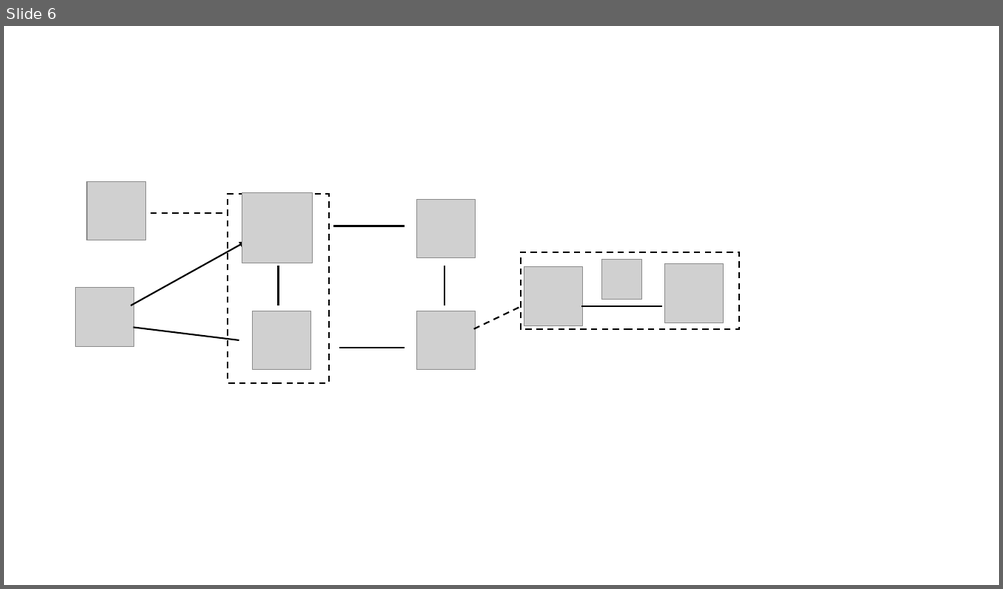
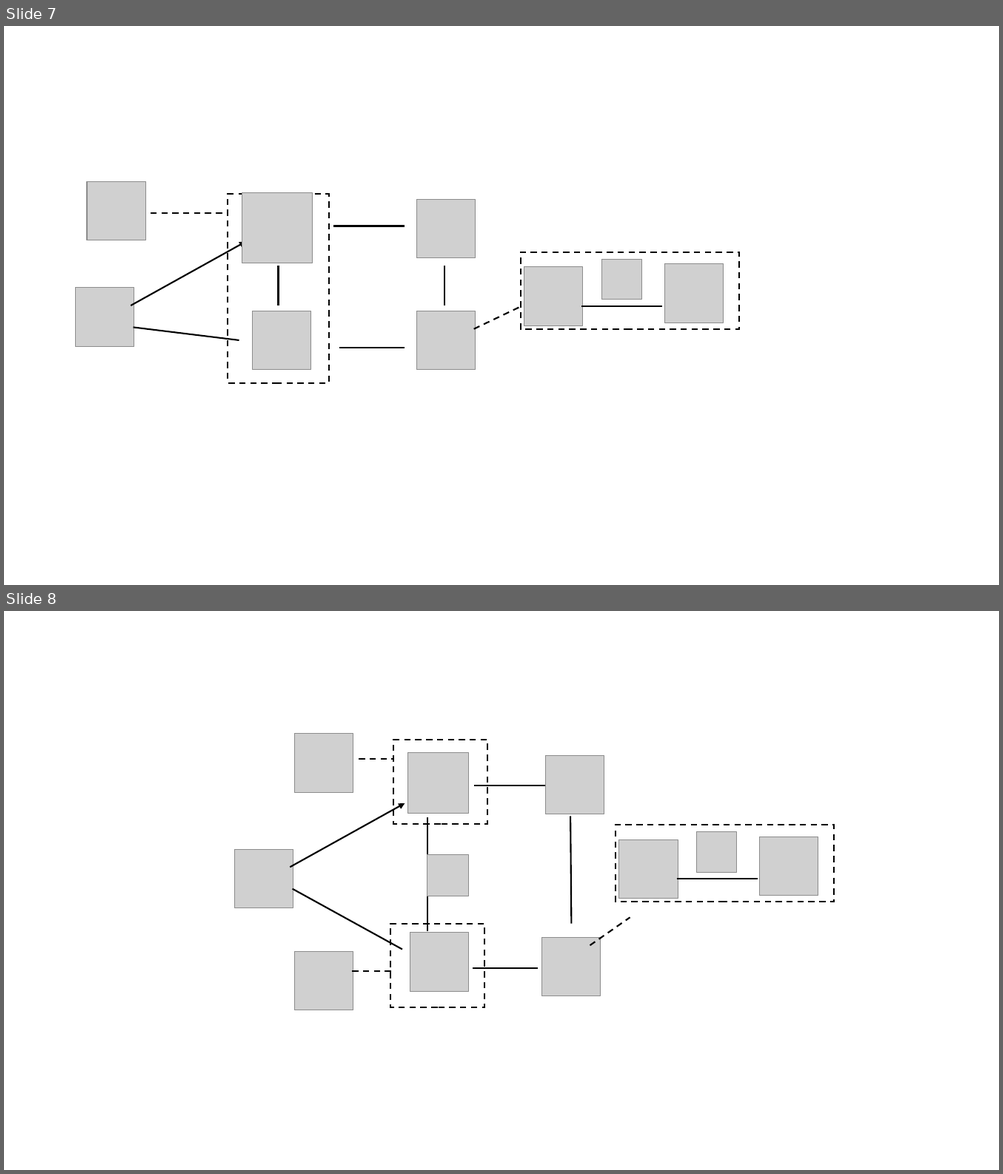
Before and after one commit to OccDeser/paper-third-party-online-payment-TDSC, a slide deck: img-source/images.pptx. Shown one above the other, each under a label of ours: slide 6 before the commit, slides 7 and 8 after it. The pictures are 1003x589 and 1003x1174 pixels, drawn with LibreOffice and Linux fonts; fonts in the diff are those of the drawing; grey boxes stand for pictures. Boxes give left, top, right and bottom in pixels: in the first picture for what was removed or moved away, otherwise in the second. Text is boxed around its words. In the diff, an @@ line names an element or a change of style, - is before the commit and + after.

```diff
--- a/img-source/images.pptx
+++ b/img-source/images.pptx
@@ slide 8 added at box(4, 611, 999, 1170), background #FFFFFF @@
@@ picture added at box(294, 734, 353, 793) @@
@@ rectangle added at box(393, 740, 487, 824), outline #000000 1.5 pt dashed @@
@@ line added from (358, 759) to (394, 759), #000000 1.5 pt dashed @@
@@ picture added at box(407, 753, 468, 813) @@
@@ picture added at box(546, 756, 605, 815) @@
@@ line added from (474, 786) to (545, 786), #000000 1.5 pt @@
@@ arrow added from (290, 868) to (404, 803), #000000 1.5 pt @@
@@ line added from (427, 817) to (427, 932), #000000 1.5 pt @@
@@ line added from (570, 816) to (571, 923), #000000 1.5 pt @@
@@ rectangle added at box(616, 825, 834, 902), outline #000000 1.5 pt dashed @@
@@ picture added at box(697, 832, 737, 872) @@
@@ picture added at box(235, 850, 293, 908) @@
@@ picture added at box(619, 840, 677, 899) @@
@@ picture added at box(760, 837, 819, 896) @@
@@ picture added at box(427, 855, 468, 896) @@
@@ line added from (293, 889) to (402, 950), #000000 1.5 pt @@
@@ line added from (676, 879) to (757, 879), #000000 1.5 pt @@
@@ line added from (589, 946) to (630, 917), #000000 1.5 pt dashed @@
@@ rectangle added at box(390, 923, 484, 1008), outline #000000 1.5 pt dashed @@
@@ picture added at box(410, 934, 469, 992) @@
@@ picture added at box(541, 938, 600, 997) @@
@@ picture added at box(294, 952, 353, 1011) @@
@@ line added from (352, 971) to (394, 971), #000000 1.5 pt dashed @@
@@ line added from (472, 968) to (538, 968), #000000 1.5 pt @@
@@ what was slide 6 is now slide 7 @@
```
Also in this commit, not shown: 3 slides changed.
